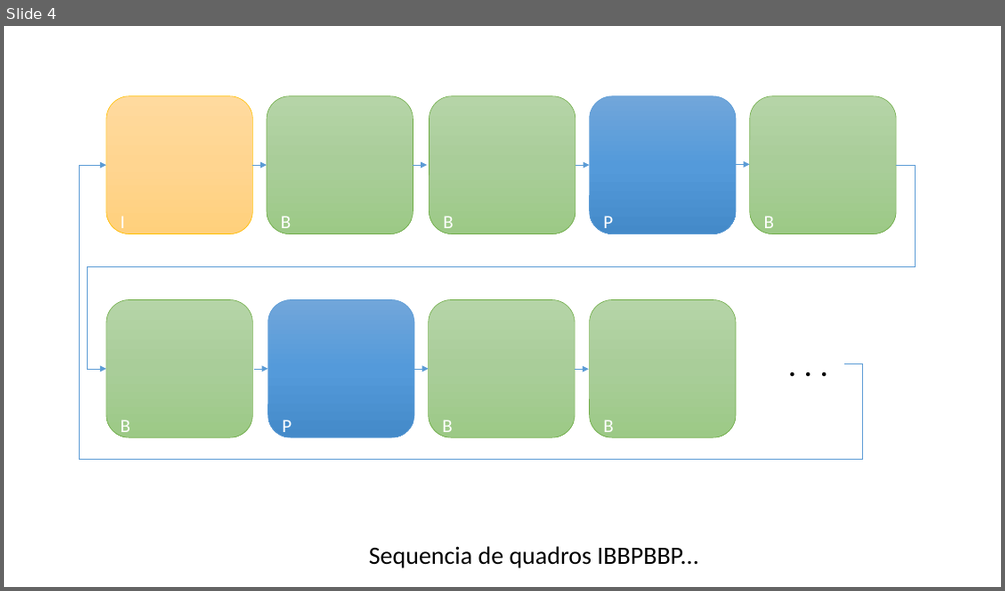
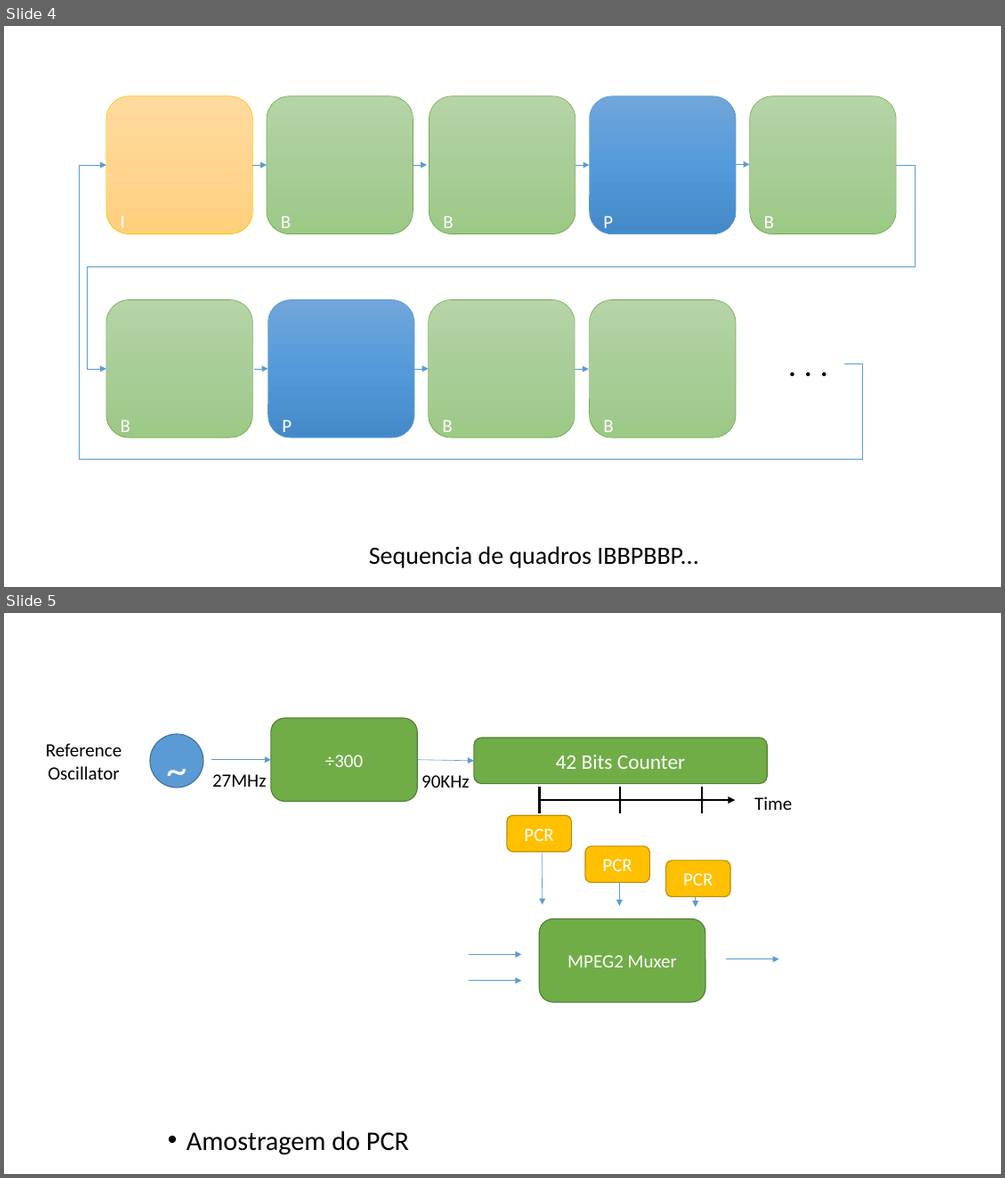
Before and after one commit to nasall2/TCC, a slide deck: relatorio/abntex2-modelos-1.9.2/figuras/diagramas.pptx. Shown one above the other, each under a label of ours: slide 4 before the commit, slides 4 and 5 after it. The pictures are 1005x591 and 1005x1178 pixels, drawn with LibreOffice and Linux fonts; fonts in the diff are those of the drawing. Boxes give left, top, right and bottom in pixels: in the first picture for what was removed or moved away, otherwise in the second. Text is boxed around its words. In the diff, an @@ line names an element or a change of style, - is before the commit and + after.

```diff
--- a/relatorio/abntex2-modelos-1.9.2/figuras/diagramas.pptx
+++ b/relatorio/abntex2-modelos-1.9.2/figuras/diagramas.pptx
@@ slide 5 added at (4,613,1001,1174), background #FFFFFF @@
@@ rounded rectangle added at (271,718,418,802), fill #70AD47, outline #538035 1 pt, 18 pt, text #FFFFFF @@
+÷300
@@ text added at (46,743,121,779), 18 pt, text #000000 @@
+Reference
+Oscillator
@@ ellipse added at (150,734,202,787), fill #5B9BD5, outline #43739E 1 pt, 40 pt, text #FFFFFF @@
+~
@@ rounded rectangle added at (474,738,767,784), fill #70AD47, outline #538035 1 pt, 20 pt, text #FFFFFF @@
+42 Bits Counter
@@ arrow added from (212, 760) to (271, 760), #5B9BD5 0.5 pt @@
@@ arrow added from (418, 760) to (474, 761), #5B9BD5 0.5 pt @@
@@ text added at (212,774,267,787), 18 pt, text #000000 @@
+27MHz
@@ text added at (421,775,469,787), 18 pt, text #000000 @@
+90KHz
@@ line added from (540, 787) to (540, 813), #000000 2.25 pt @@
@@ line added from (620, 787) to (620, 813), #000000 2.25 pt @@
@@ line added from (702, 787) to (702, 813), #000000 2.25 pt @@
@@ text added at (754,796,792,810), 18 pt, text #000000 @@
+Time
@@ rounded rectangle added at (507,815,572,852), fill #FFC000, outline #BD8E00 1 pt, 18 pt, text #FFFFFF @@
+PCR
@@ arrow added from (540, 800) to (736, 800), #000000 2.25 pt @@
@@ arrow added from (542, 831) to (542, 905), #5B9BD5 0.5 pt @@
@@ rounded rectangle added at (585,846,649,883), fill #FFC000, outline #BD8E00 1 pt, 18 pt, text #FFFFFF @@
+PCR
@@ arrow added from (619, 858) to (619, 906), #5B9BD5 0.5 pt @@
@@ rounded rectangle added at (666,860,730,897), fill #FFC000, outline #BD8E00 1 pt, 18 pt, text #FFFFFF @@
+PCR
@@ arrow added from (696, 873) to (696, 907), #5B9BD5 0.5 pt @@
@@ rounded rectangle added at (540,919,705,1002), fill #70AD47, outline #538035 1 pt, 18 pt, text #FFFFFF @@
+MPEG2 Muxer
@@ arrow added from (469, 954) to (521, 954), #5B9BD5 0.5 pt @@
@@ arrow added from (726, 959) to (779, 959), #5B9BD5 0.5 pt @@
@@ arrow added from (469, 981) to (521, 981), #5B9BD5 0.5 pt @@
@@ text added at (186,1131,409,1155), 25.9 pt, text #000000 @@
+• Amostragem do PCR
```
Also in this commit, not shown: 2 other files.
